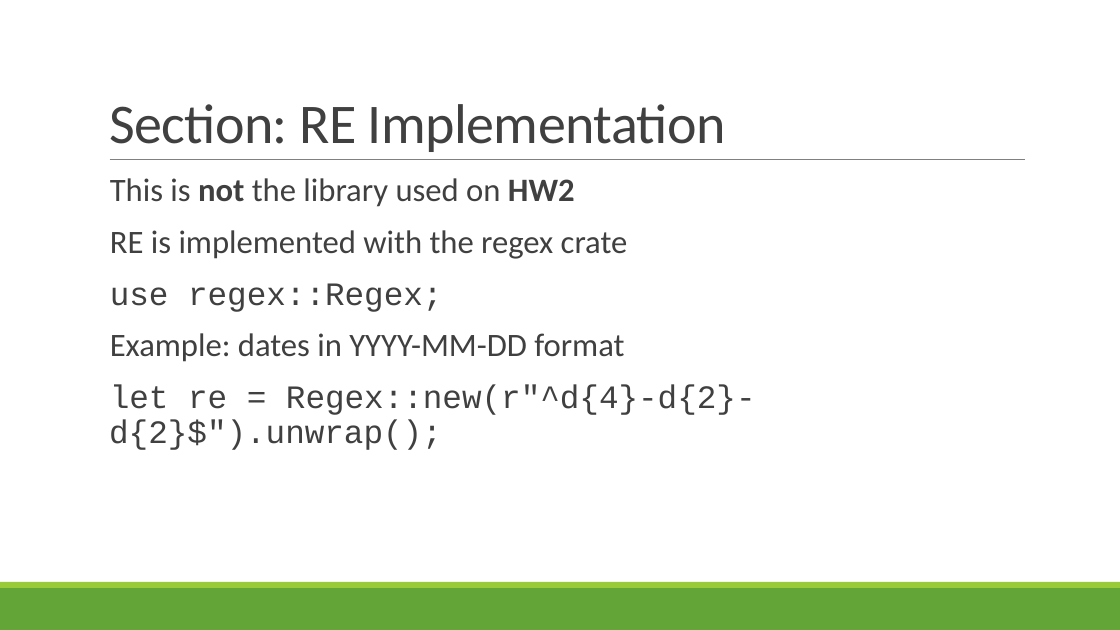
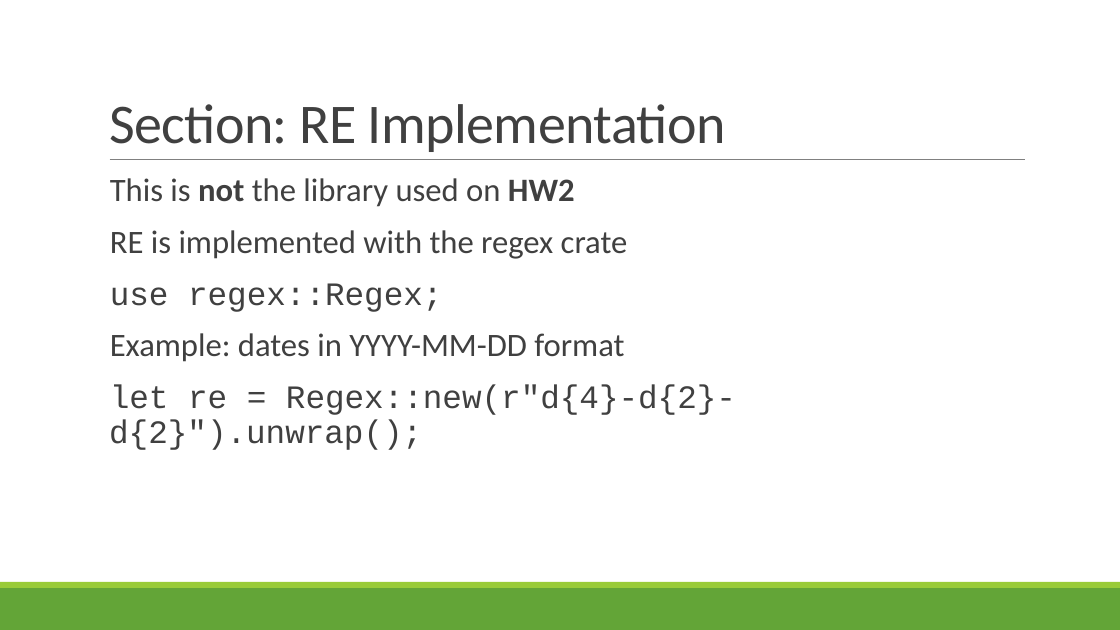
Before and after one commit to rbohrer/pl-course, a slide deck: slide 27 of LectureSlides/03Parsing.pptx. Drawn at 1120x630 pixels with LibreOffice and Linux fonts; fonts in the diff are those of the drawing. Boxes give left, top, right and bottom in pixels: in the first picture for what was removed or moved away, otherwise in the second. Text is boxed around its words. In the diff, an @@ line names an element or a change of style, - is before the commit and + after.

```diff
--- a/LectureSlides/03Parsing.pptx
+++ b/LectureSlides/03Parsing.pptx
@@ text at box(109, 384, 736, 450): text changed @@
-  let re = Regex::new(r"^d{4}-d{2}-d{2}$").unwrap();
+  let re = Regex::new(r"d{4}-d{2}-d{2}").unwrap();
```
Also in this commit, not shown: 13 other slides changed.
